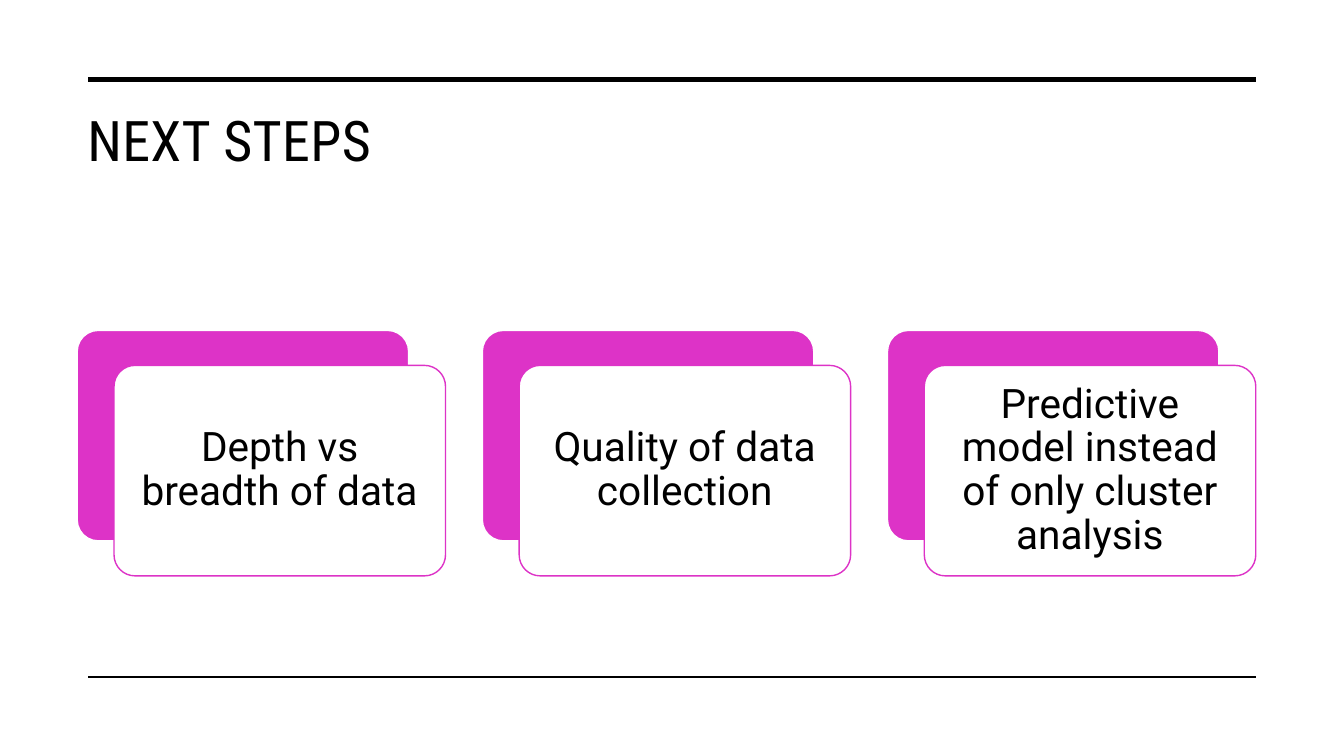
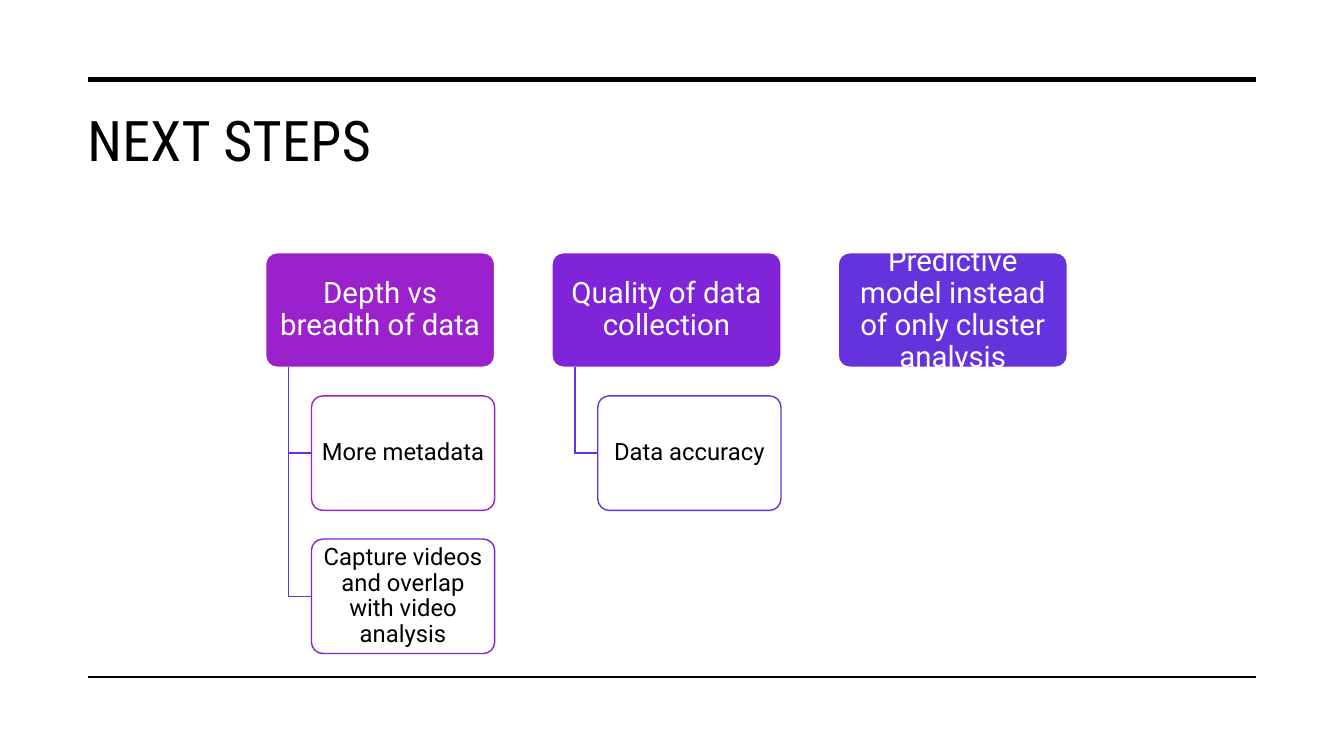
Before and after one commit to fsi-hack4autism/ML-To-Transform-Learner-Outcomes, a slide deck: slide 7 of presentation/Autism_hackathon_01.pptx. Drawn at 1344x756 pixels with LibreOffice and Linux fonts; fonts in the diff are those of the drawing. Boxes give left, top, right and bottom in pixels: in the first picture for what was removed or moved away, otherwise in the second. Text is boxed around its words. In the diff, an @@ line names an element or a change of style, - is before the commit and + after.

```diff
--- a/presentation/Autism_hackathon_01.pptx
+++ b/presentation/Autism_hackathon_01.pptx
@@ freeform shape "Depth vs breadth of data": place and size @@
-freeform shape "Depth vs breadth of data" at (114,366,446,577)
+freeform shape "Depth vs breadth of data" at (266,253,495,368)
@@ freeform shape "Depth vs breadth of data" at (266,253,495,368): size 29 to 21 pt, text colour #000000 to #FFFFFF; less space between paragraphs; fill #FFFFFF at 90% opacity to #9A21CB; outline #DD33C7 1 pt to #FFFFFF 1 pt @@
@@ freeform shape "Quality of data collection": place and size @@
-freeform shape "Quality of data collection" at (519,366,851,577)
+freeform shape "Quality of data collection" at (553,253,781,368)
@@ freeform shape "Quality of data collection" at (553,253,781,368): size 29 to 21 pt, text colour #000000 to #FFFFFF; less space between paragraphs; fill #FFFFFF at 90% opacity to #8024DA; outline #DD33C7 1 pt to #FFFFFF 1 pt @@
@@ freeform shape "Predictive model instead of only ...": place and size @@
-freeform shape "Predictive model instead of only ..." at (925,366,1256,577)
+freeform shape "Predictive model instead of only ..." at (839,253,1068,368)
@@ freeform shape "Predictive model instead of only ..." at (839,253,1068,368): size 29 to 21 pt, text colour #000000 to #FFFFFF; less space between paragraphs; fill #FFFFFF at 90% opacity to #6533DD; outline #DD33C7 1 pt to #FFFFFF 1 pt @@
@@ rounded rectangle removed at (78,331,409,541) @@
@@ rounded rectangle removed at (482,331,814,541) @@
@@ rounded rectangle removed at (887,331,1219,541) @@
@@ freeform shape added at (288,367,312,453), outline #6533DD 1 pt @@
@@ freeform shape added at (288,367,312,596), outline #6533DD 1 pt @@
@@ freeform shape added at (575,367,598,453), outline #6533DD 1 pt @@
@@ freeform shape added at (312,396,495,511), fill #FFFFFF at 90% opacity, outline #9A21CB 1 pt, 17 pt, text #000000 @@
+More metadata
@@ freeform shape added at (598,396,781,511), fill #FFFFFF at 90% opacity, outline #6533DD 1 pt, 17 pt, text #000000 @@
+Data accuracy
@@ freeform shape added at (312,539,495,654), fill #FFFFFF at 90% opacity, outline #8024DA 1 pt, 17 pt, text #000000 @@
+Capture videos and overlap with video analysis
```
